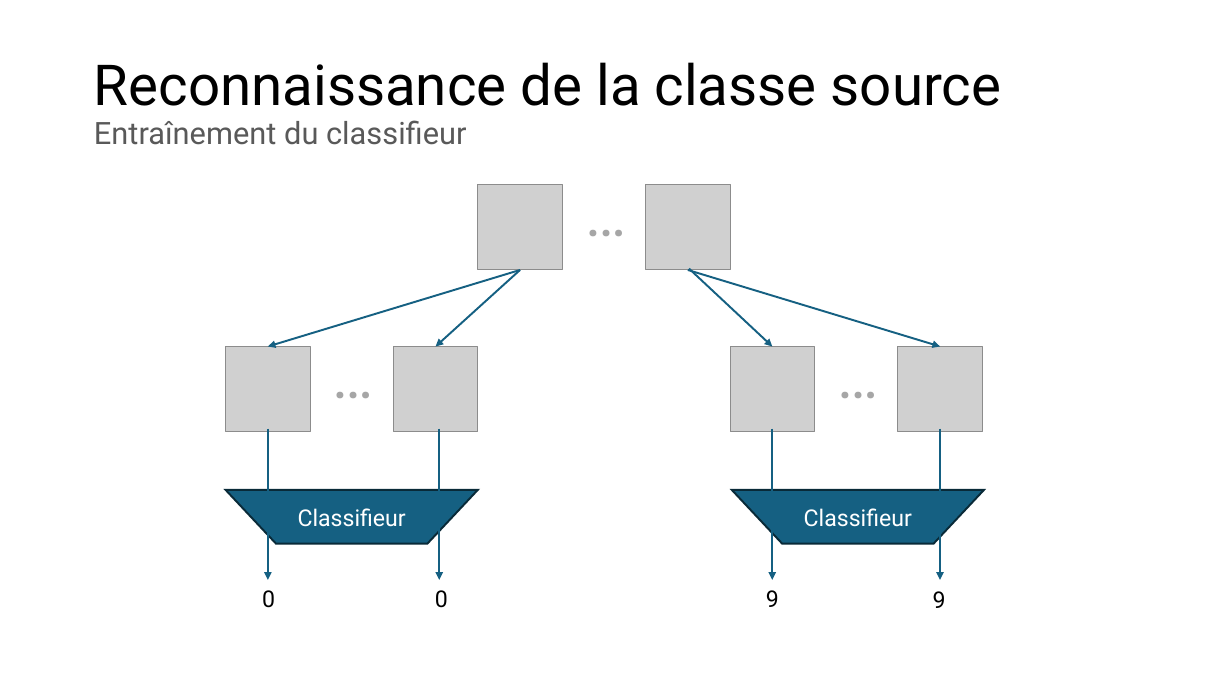
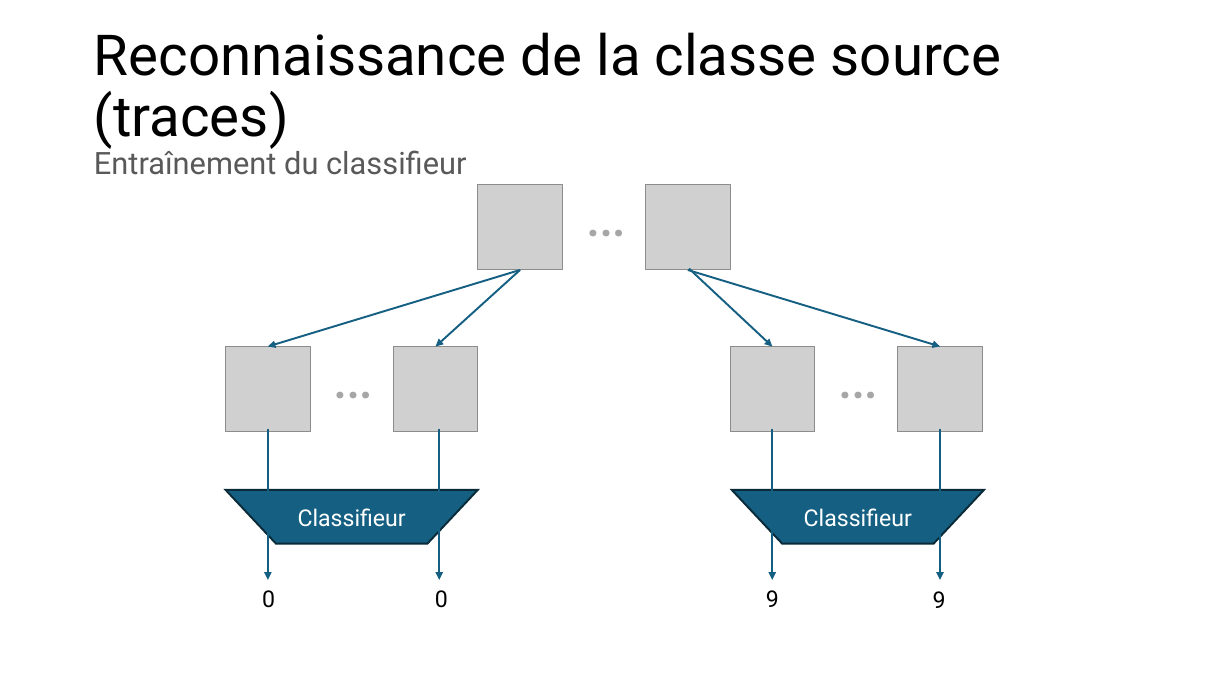
Before and after one commit to owilo/Stage, a slide deck: slide 25 of Documents/Slides/Obscuration de contenu numérique dans une image.pptx (slide 24 before the commit). Drawn at 1232x693 pixels with LibreOffice and Linux fonts; fonts in the diff are those of the drawing; grey boxes stand for pictures. Boxes give left, top, right and bottom in pixels: in the first picture for what was removed or moved away, otherwise in the second. Text is boxed around its words. In the diff, an @@ line names an element or a change of style, - is before the commit and + after.

```diff
--- a/Documents/Slides/Obscuration de contenu numérique dans une image.pptx
+++ b/Documents/Slides/Obscuration de contenu numérique dans une image.pptx
@@ title at (x1=94, y1=32, x2=1002, y2=175): text changed @@
-Reconnaissance de la classe source
-Entraînement du classifieur
+Reconnaissance de la classe source (traces)
+Entraînement du classifieur
```
Also in this commit, not shown: 19 other slides changed, 3 slides added, 1 slide removed.
